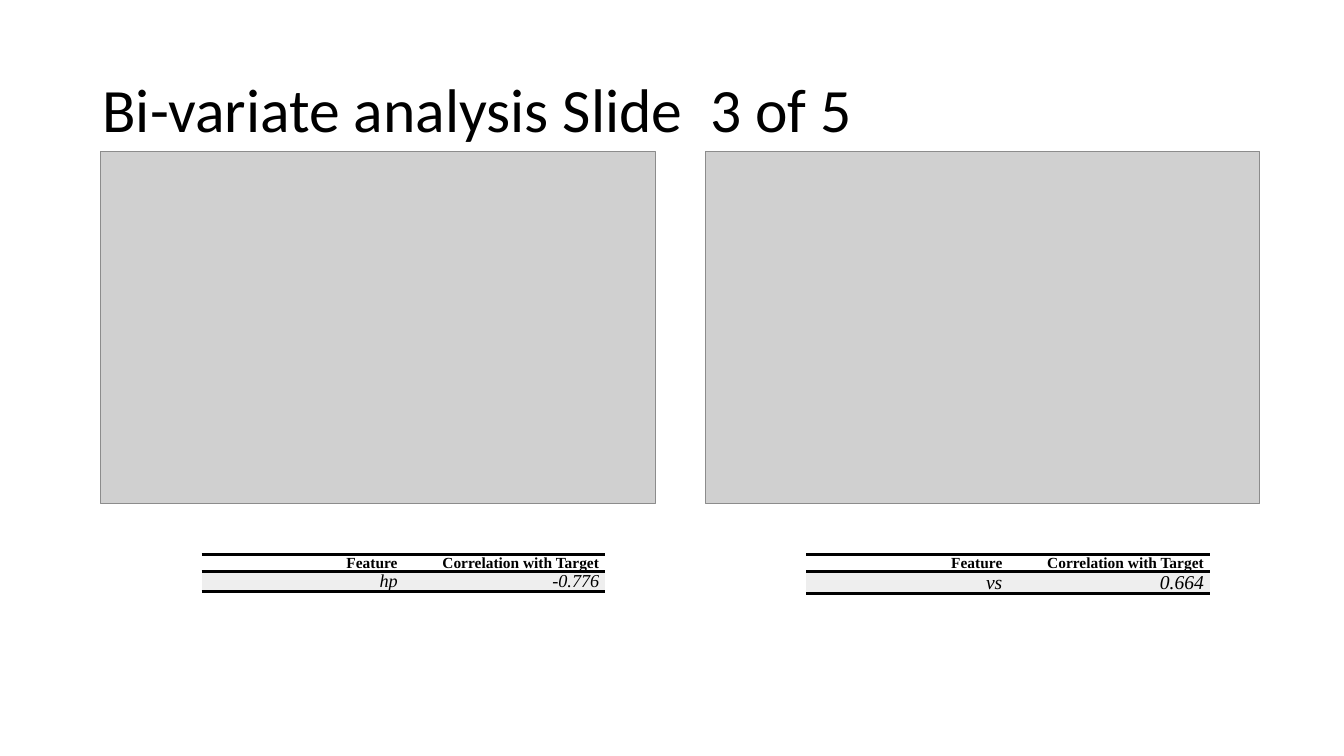
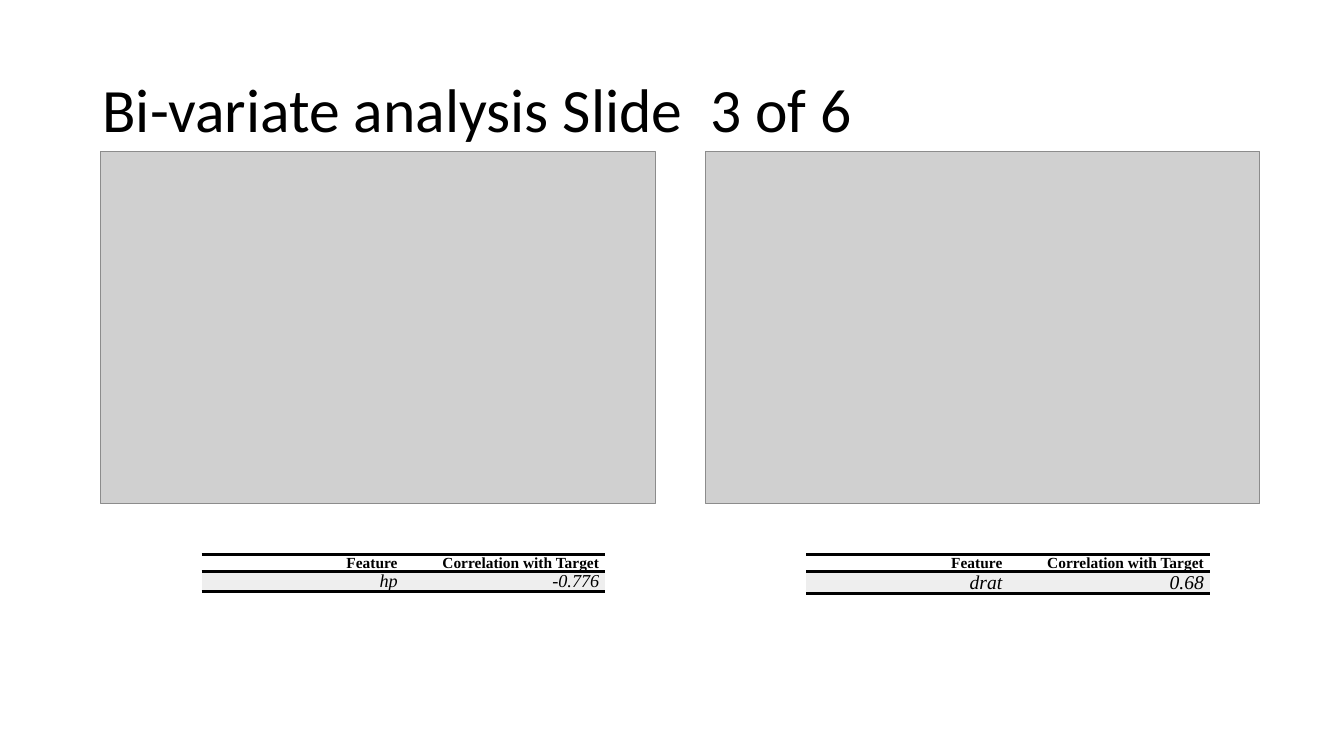
Before and after one commit to chris-billingham/R_code, a slide deck: slide 12 of Shinydashboard/titanic_exp_report.pptx (slide 11 before the commit). Drawn at 1344x756 pixels with LibreOffice and Linux fonts; fonts in the diff are those of the drawing; grey boxes stand for pictures. Boxes give left, top, right and bottom in pixels: in the first picture for what was removed or moved away, otherwise in the second. Text is boxed around its words. In the diff, an @@ line names an element or a change of style, - is before the commit and + after.

```diff
--- a/Shinydashboard/titanic_exp_report.pptx
+++ b/Shinydashboard/titanic_exp_report.pptx
@@ title at [102, 89, 851, 142]: text changed @@
-Bi-variate analysis Slide 3 of 5
+Bi-variate analysis Slide 3 of 6
@@ table at [807, 555, 1210, 756] @@
-row 2, column 1: vs
+row 2, column 1: drat
-row 2, column 2: 0.664
+row 2, column 2: 0.68
```
Also in this commit, not shown: 9 other slides changed, 2 slides added, 5 other files.
